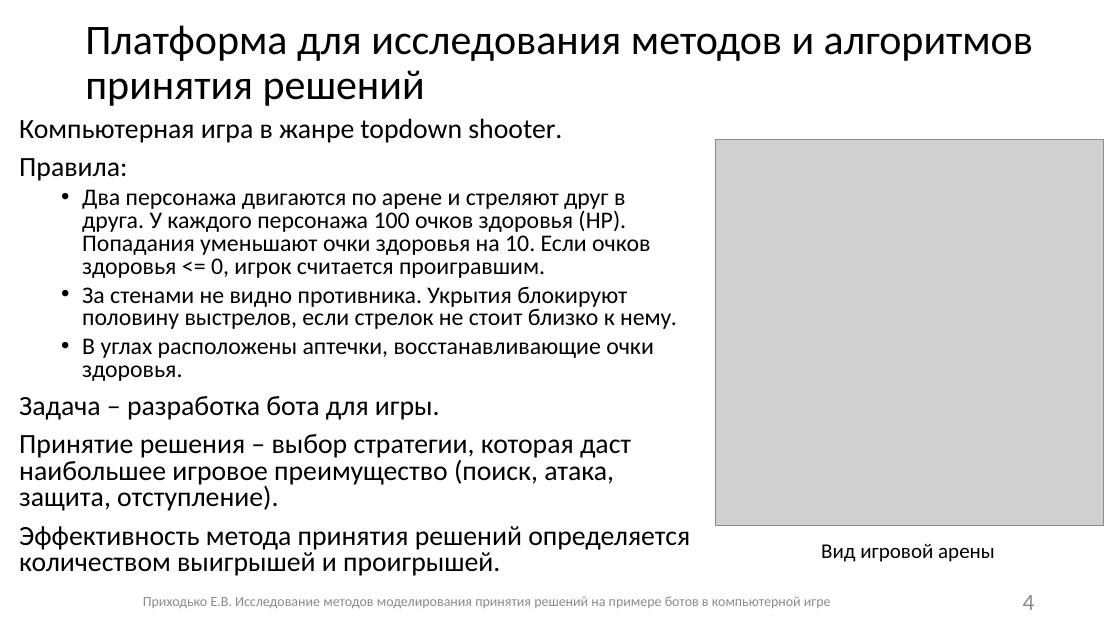
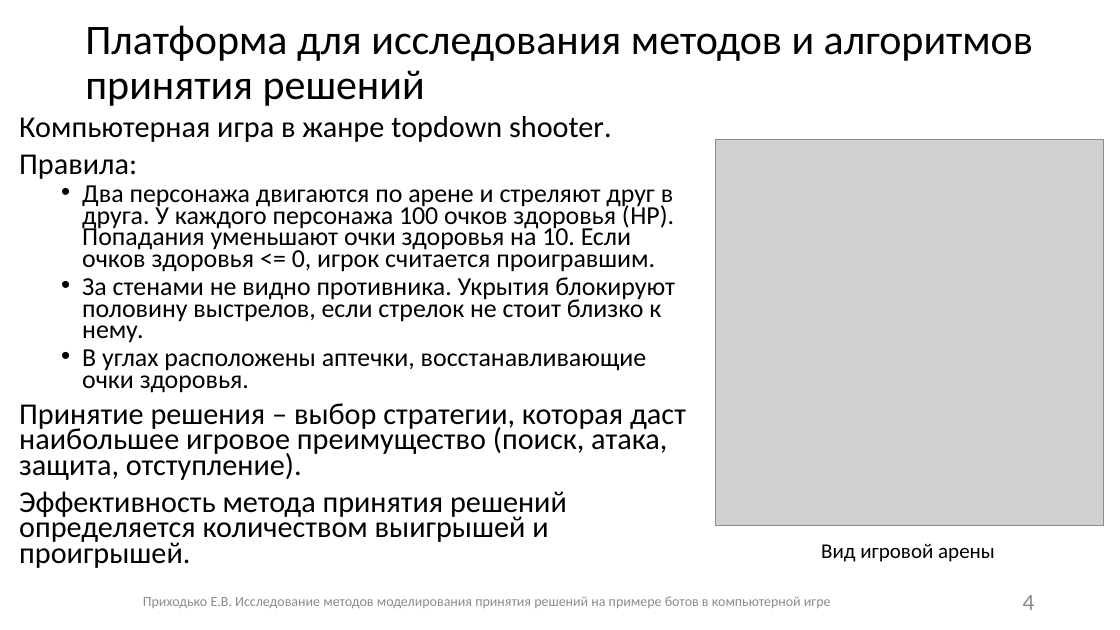
Before and after one commit to Fck-r-sns/Game_AI_thesis, a slide deck: slide 4 of Презентация.pptx. Drawn at 1120x630 pixels with LibreOffice and Linux fonts; fonts in the diff are those of the drawing; grey boxes stand for pictures. Boxes give left, top, right and bottom in pixels: in the first picture for what was removed or moved away, otherwise in the second. Text is boxed around its words. In the diff, an @@ line names an element or a change of style, - is before the commit and + after.

```diff
--- a/Презентация.pptx
+++ b/Презентация.pptx
@@ text "Компьютерная игра в жанре topdown ..." at box(19, 116, 686, 568): size 23.8 to 25.9 pt in "Компьютерная игра в жанре topdown shooter.", "Правила:", "Принятие решения – выбор стратегии, которая даст ...", "Эффективность метода принятия решений определяется количеств ..."; size 20.4 to 22.2 pt in "Два персонажа двигаются по арене и стреляют ...", "За стенами не видно противника. Укрытия блокируют ...", "В углах расположены аптечки, восстанавливающие очки здоровья ..."; line spacing 0.8 to 0.7 @@
@@ text at box(19, 396, 440, 420): paragraph removed @@
-Задача – разработка бота для игры.
```
Also in this commit, not shown: 3 other slides changed, 3 other files.
